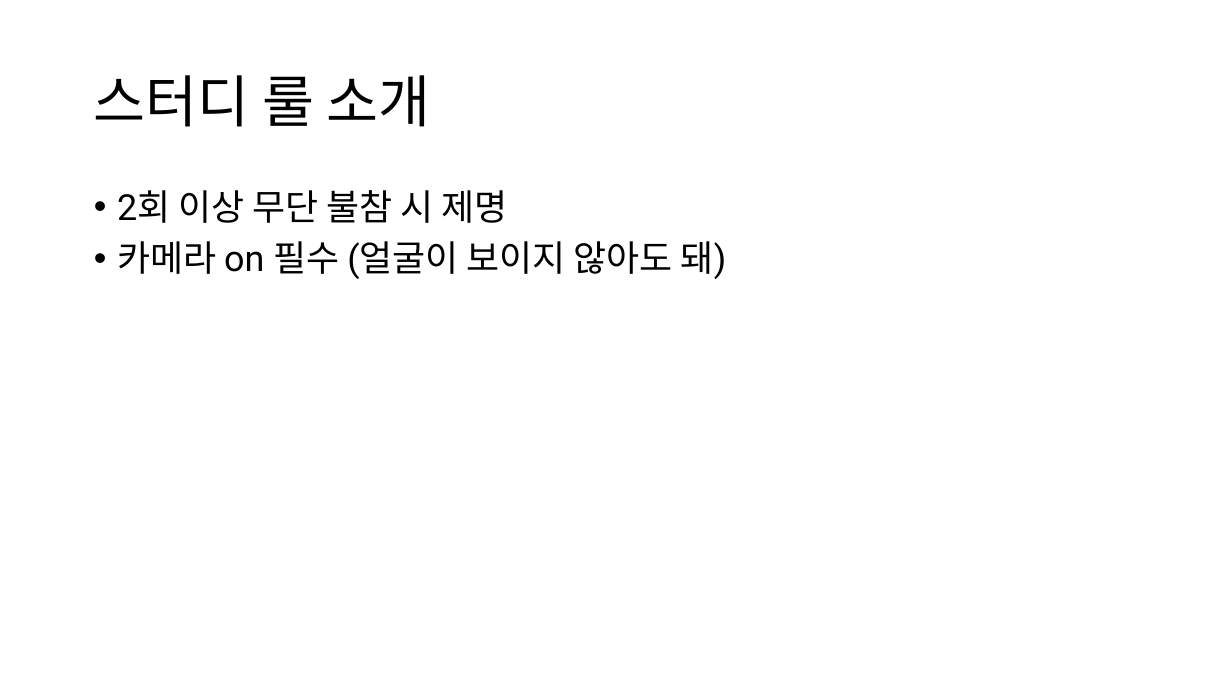
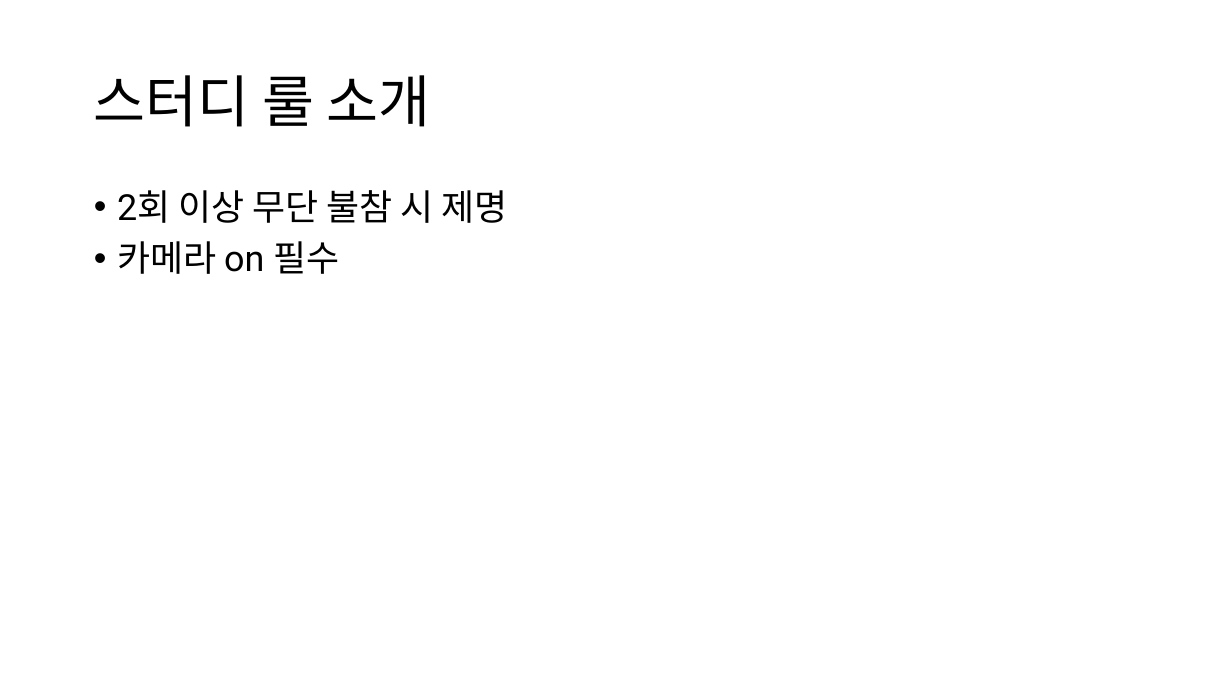
Before and after one commit to Pseudo-Lab/abstain-dti, a slide deck: slide 3 of docs/weekly/w01/w01.pptx. Drawn at 1232x693 pixels with LibreOffice and Linux fonts; fonts in the diff are those of the drawing. Boxes give left, top, right and bottom in pixels: in the first picture for what was removed or moved away, otherwise in the second. Text is boxed around its words. In the diff, an @@ line names an element or a change of style, - is before the commit and + after.

```diff
--- a/docs/weekly/w01/w01.pptx
+++ b/docs/weekly/w01/w01.pptx
@@ text at (117,241,339,274): text changed @@
-• 카메라 on 필수 (얼굴이 보이지 않아도 돼)
+• 카메라 on 필수
```
Also in this commit, not shown: 5 other slides changed, 4 slides added, 2 slides removed, 3 other files.
